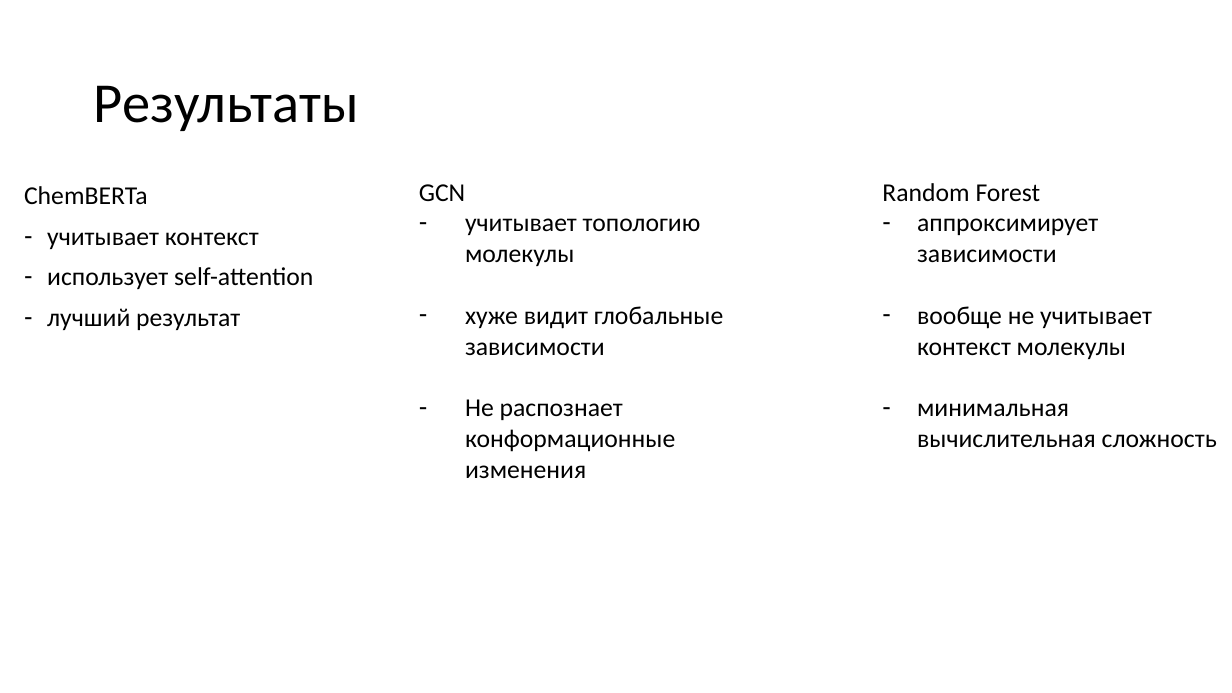
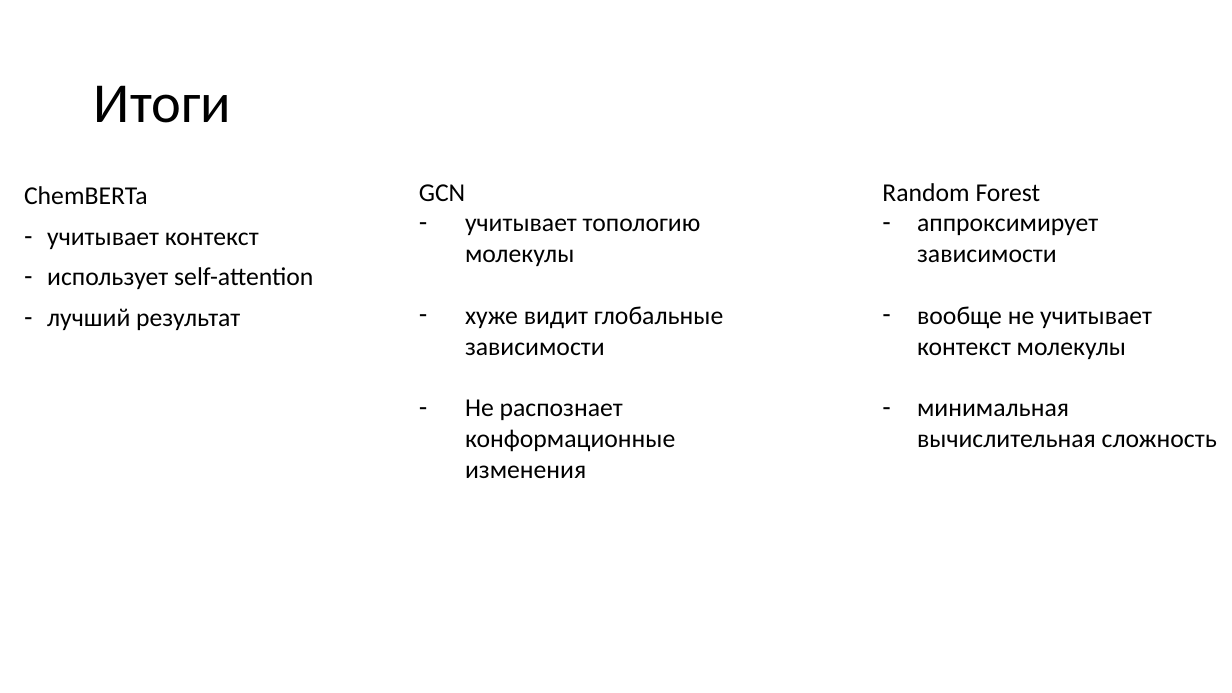
Before and after one commit to Levaaaaaa/BSU, a slide deck: slide 11 of sem_6/course_paper/course_paper/Snezhko_course_paper.pptx. Drawn at 1232x693 pixels with LibreOffice and Linux fonts; fonts in the diff are those of the drawing. Boxes give left, top, right and bottom in pixels: in the first picture for what was removed or moved away, otherwise in the second. Text is boxed around its words. In the diff, an @@ line names an element or a change of style, - is before the commit and + after.

Commit message:
course paper 2025: update presentation and text

```diff
--- a/sem_6/course_paper/course_paper/Snezhko_course_paper.pptx
+++ b/sem_6/course_paper/course_paper/Snezhko_course_paper.pptx
@@ title at (94,85,231,123): text changed @@
-Результаты
+Итоги
```
Also in this commit, not shown: 7 other slides changed, 2 slides added, 1 slide removed, 4 other files.
